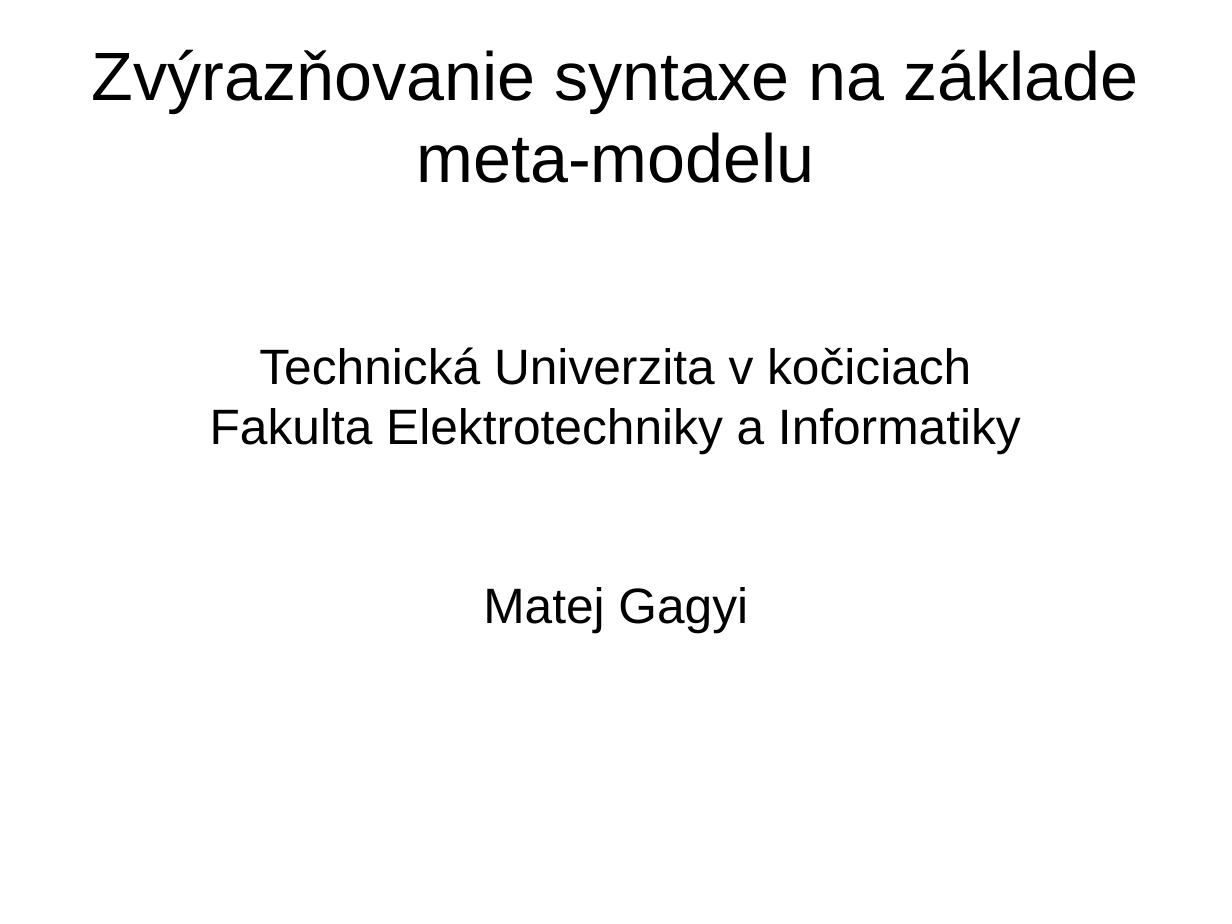
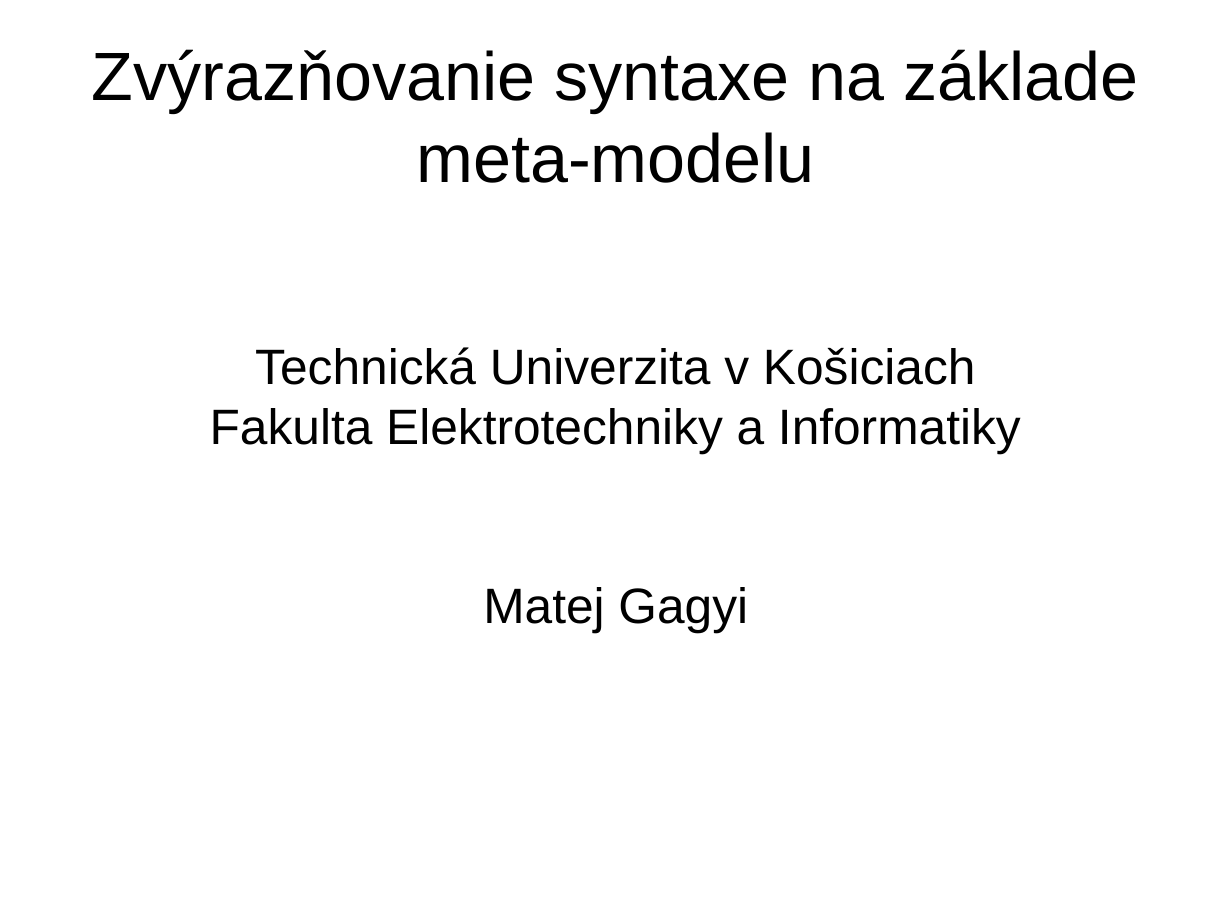
Before and after one commit to yin/syntaxer, a slide deck: slide 1 of obhajoba/bc2014-obhajoba15-prezentacia.odp. Drawn at 1232x924 pixels with LibreOffice and Linux fonts; fonts in the diff are those of the drawing. Boxes give left, top, right and bottom in pixels: in the first picture for what was removed or moved away, otherwise in the second. Text is boxed around its words. In the diff, an @@ line names an element or a change of style, - is before the commit and + after.

Commit message:
Tested this presentation

```diff
--- a/obhajoba/bc2014-obhajoba15-prezentacia.odp
+++ b/obhajoba/bc2014-obhajoba15-prezentacia.odp
@@ subtitle at (x1=255, y1=347, x2=976, y2=385): text changed @@
-Technická Univerzita v kočiciach
+Technická Univerzita v Košiciach
```
Also in this commit, not shown: 1 other file.
